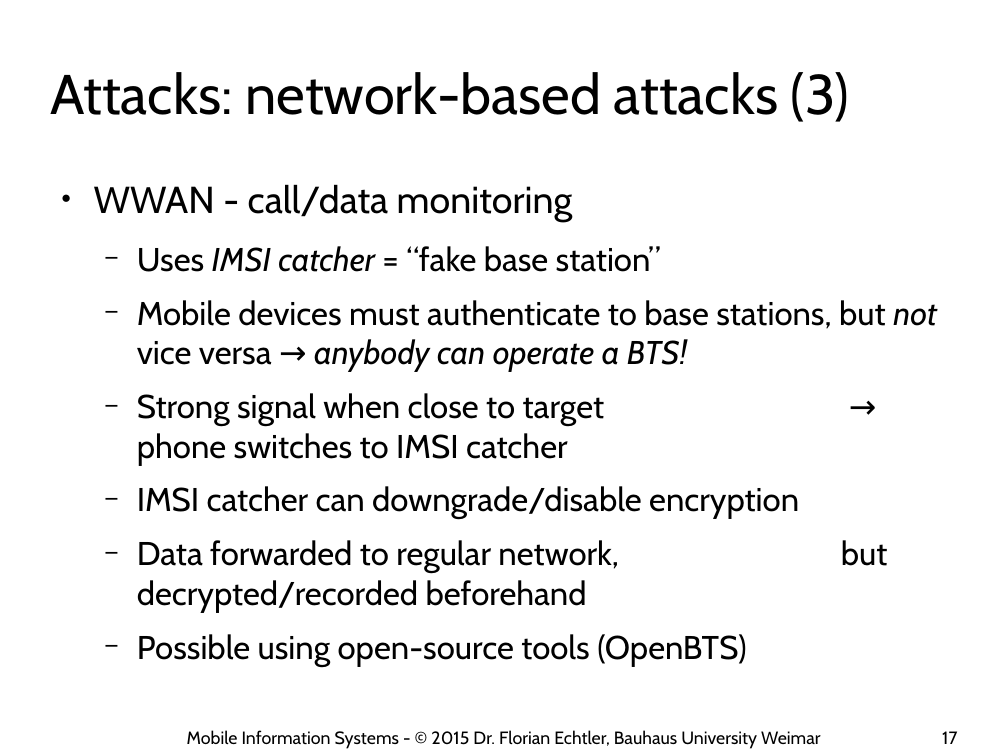
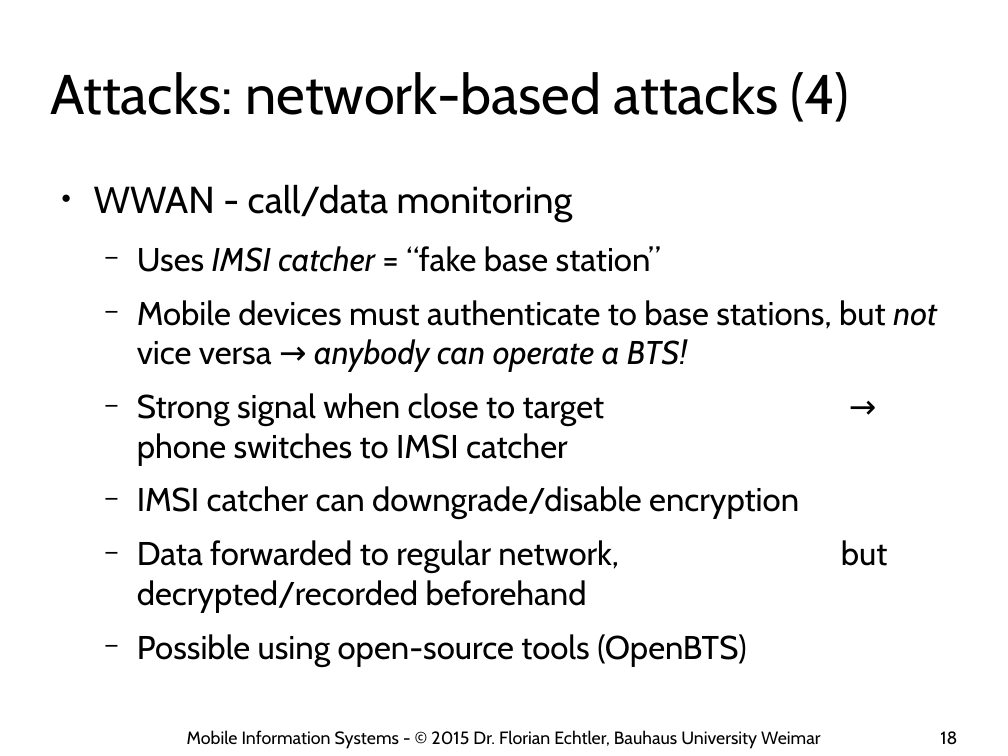
Before and after one commit to floe/mobile-information-systems, a slide deck: slide 18 of 07-privacy-security.odp (slide 17 before the commit). Drawn at 1008x756 pixels with LibreOffice and Linux fonts; fonts in the diff are those of the drawing; background and template pictures are left out. Boxes give left, top, right and bottom in pixels: in the first picture for what was removed or moved away, otherwise in the second. Text is boxed around its words. In the diff, an @@ line names an element or a change of style, - is before the commit and + after.

```diff
--- a/07-privacy-security.odp
+++ b/07-privacy-security.odp
@@ title at box(50, 72, 849, 122): text changed @@
-Attacks: network-based attacks (3)
+Attacks: network-based attacks (4)
@@ page number at box(940, 731, 957, 745): text changed @@
-17
+18
```
Also in this commit, not shown: 3 other slides changed, 1 slide added.
